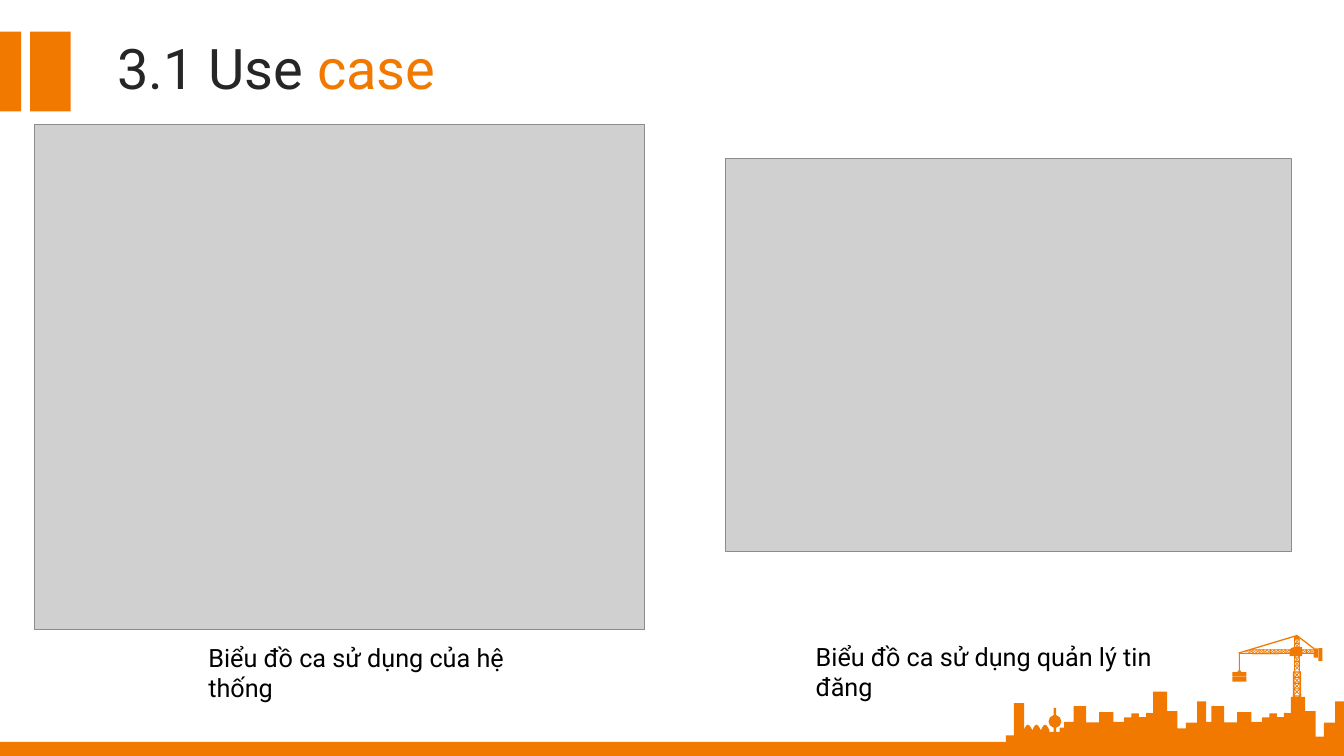
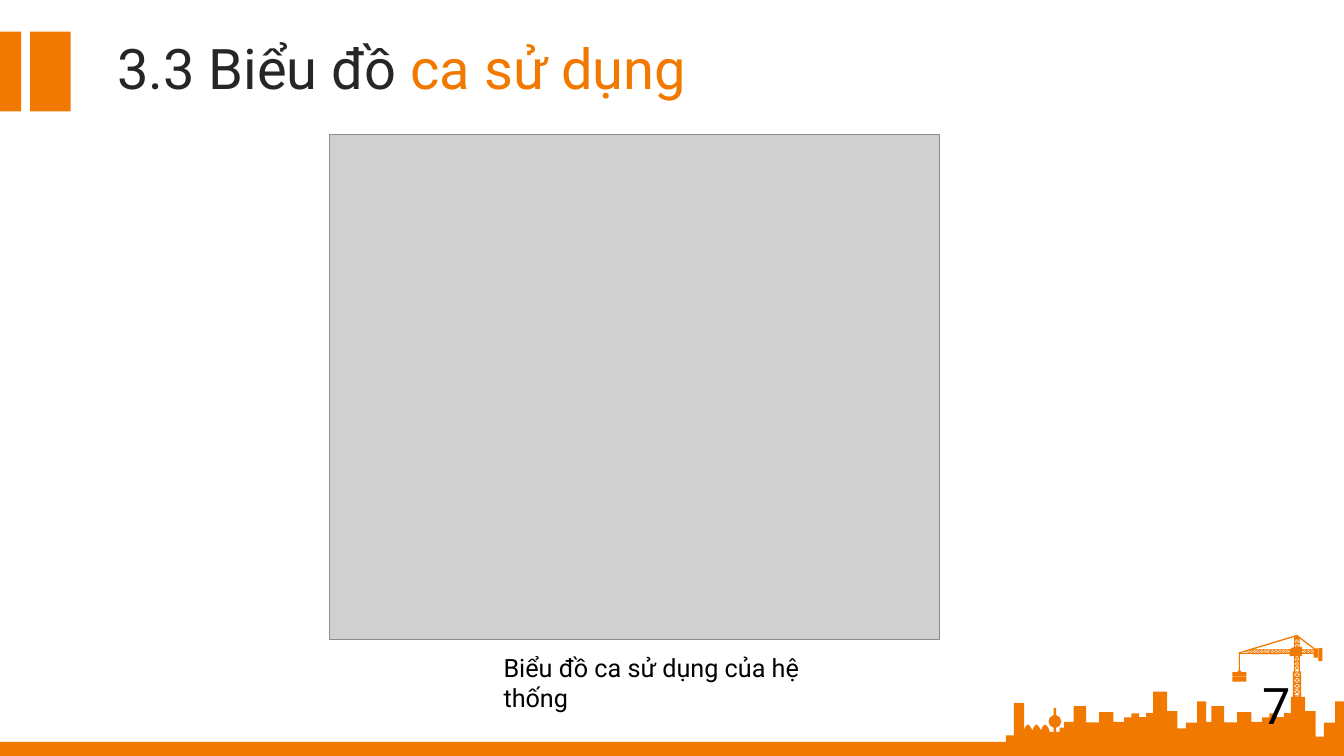
Before and after one commit to datmeo186305/DATN, a slide deck: slide 8 of SLIDE/NguyenTienDat_160702122_slide.pptx (slide 7 before the commit). Drawn at 1344x756 pixels with LibreOffice and Linux fonts; fonts in the diff are those of the drawing; grey boxes stand for pictures. Boxes give left, top, right and bottom in pixels: in the first picture for what was removed or moved away, otherwise in the second. Text is boxed around its words. In the diff, an @@ line names an element or a change of style, - is before the commit and + after.

```diff
--- a/SLIDE/NguyenTienDat_160702122_slide.pptx
+++ b/SLIDE/NguyenTienDat_160702122_slide.pptx
@@ text at [117, 42, 686, 101]: text changed @@
-3.1 Use case
+3.3 Biểu đồ ca sử dụng
@@ picture: place and size @@
-picture at [34, 124, 645, 629]
+picture at [330, 134, 941, 639]
@@ picture removed at [726, 159, 1292, 553] @@
@@ text "Biểu đồ ca sử dụng ...": place and size @@
-text "Biểu đồ ca sử dụng ..." at [208, 646, 504, 703]
+text "Biểu đồ ca sử dụng ..." at [504, 656, 799, 713]
@@ text removed at [816, 645, 1151, 702] @@
-Biểu đồ ca sử dụng quản lý tin đăng
@@ text added at [1263, 688, 1291, 736], 36 pt, text #000000 @@
+7
```
Also in this commit, not shown: 8 other slides changed, 2 slides added, 39 slides removed, 10 other files.
